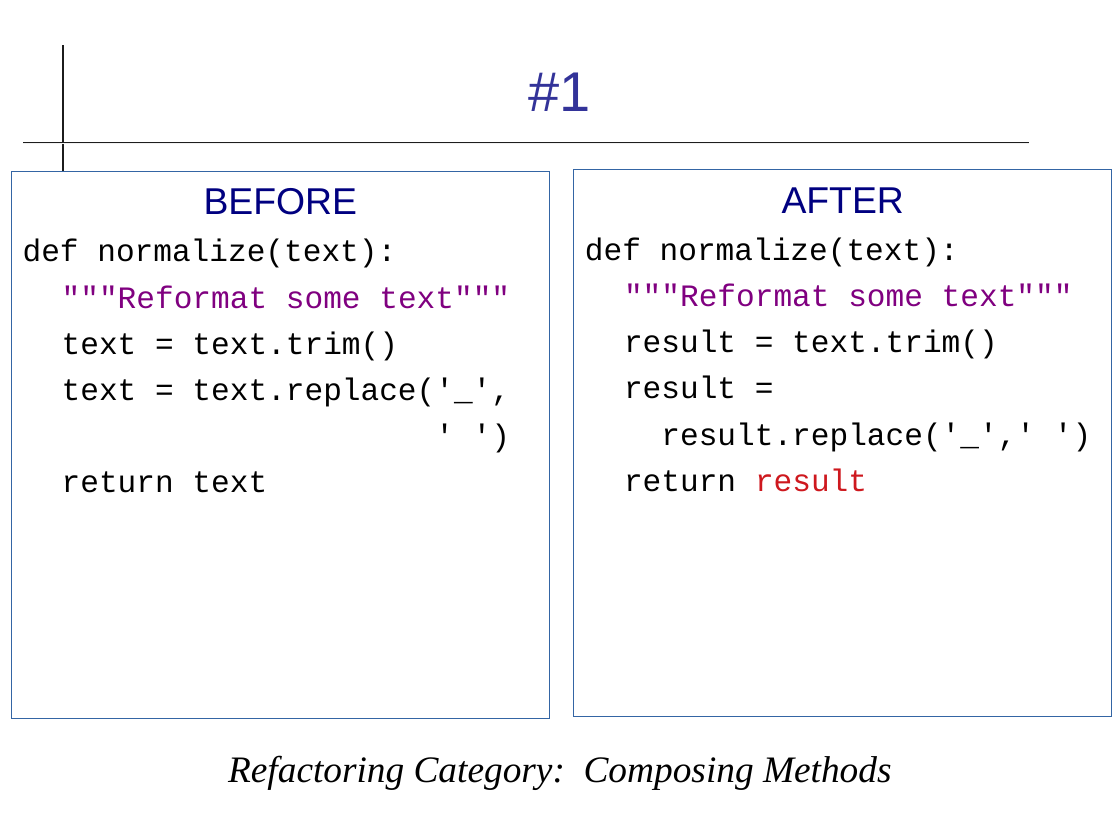
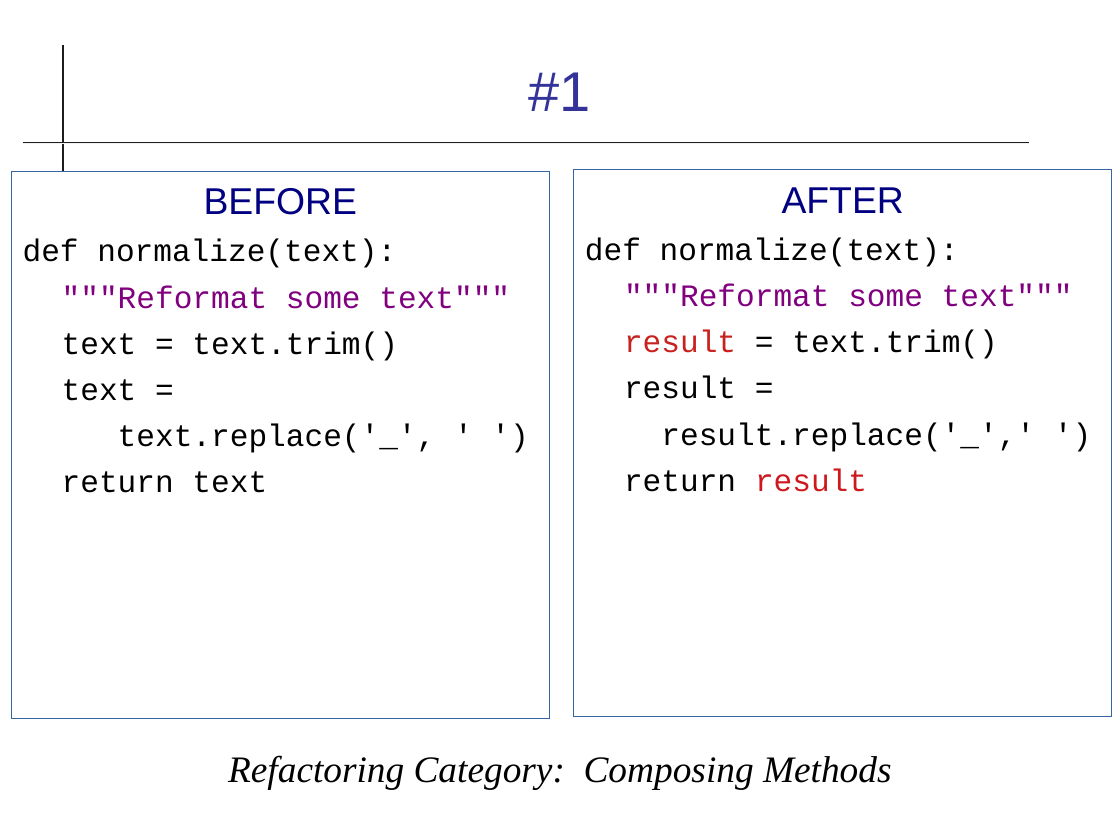
Before and after one commit to cpske/ISP, a slide deck: slide 2 of refactoring/Refactoring-Review.odp. Drawn at 1120x840 pixels with LibreOffice and Linux fonts; fonts in the diff are those of the drawing. Boxes give left, top, right and bottom in pixels: in the first picture for what was removed or moved away, otherwise in the second. Text is boxed around its words. In the diff, an @@ line names an element or a change of style, - is before the commit and + after.

```diff
--- a/refactoring/Refactoring-Review.odp
+++ b/refactoring/Refactoring-Review.odp
@@ text at bbox=[624, 330, 998, 359]: text colour #000000 to #C9211E in "result" @@
@@ text at bbox=[62, 379, 436, 453]: spaces changed @@
-text = text.replace('_',
-' ')
+text =
+text.replace('_', ' ')
```
Also in this commit, not shown: 15 other slides changed, 3 slides added, 1 slide removed, 6 other files.
